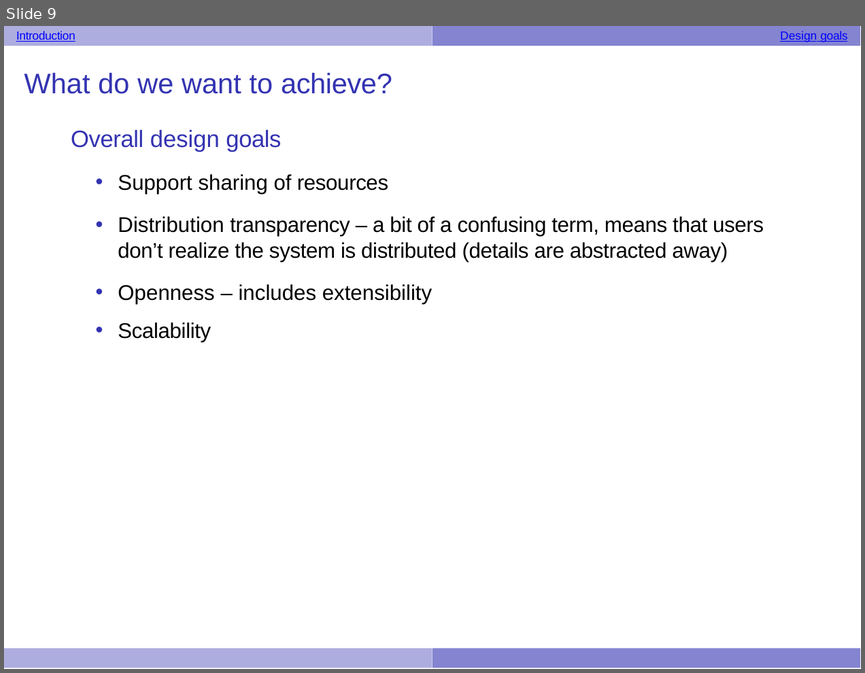
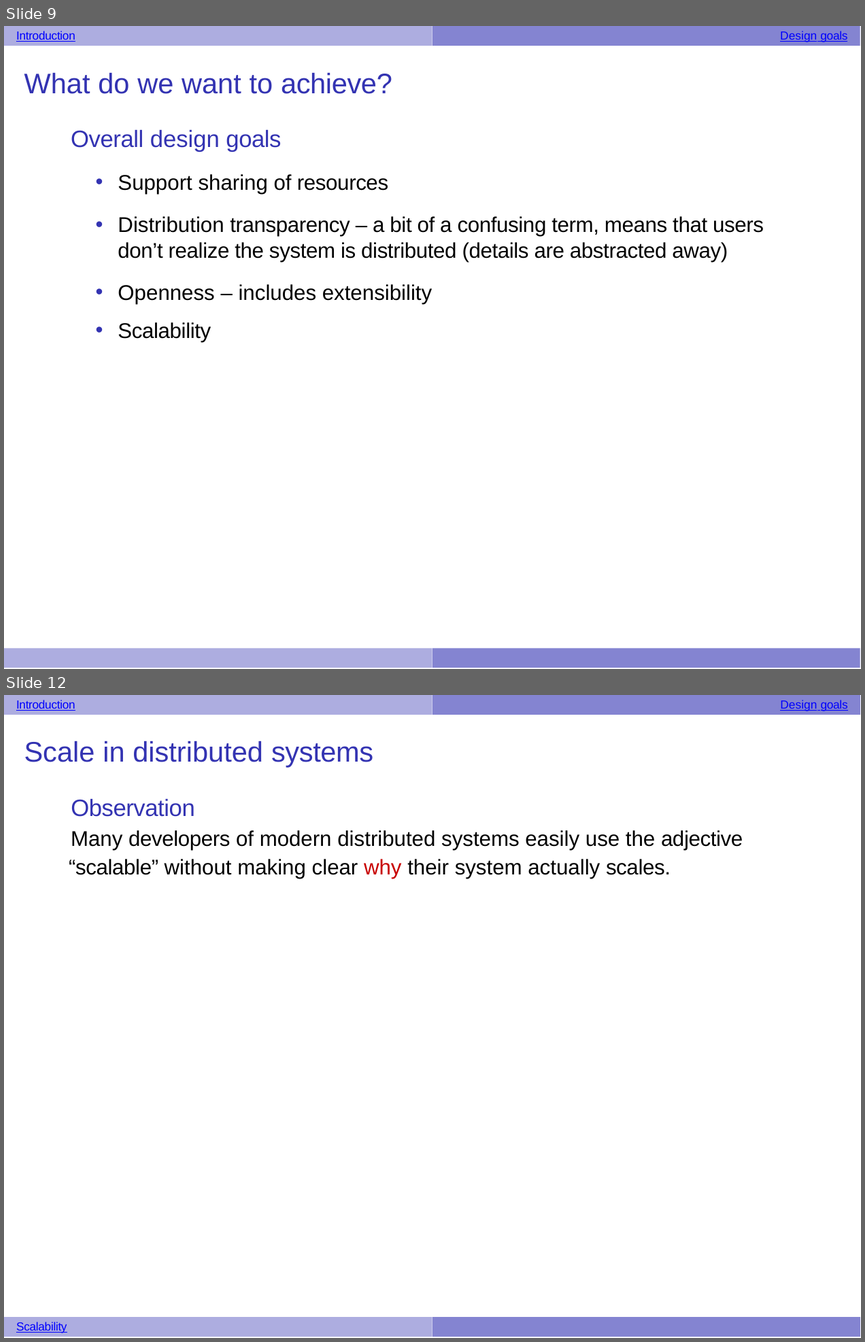
Before and after one commit to UVADS/distributed_computing, a slide deck: 02_rdds_and_running_cluster/01_intro_distributed_systems_apt.pptx. Shown one above the other, each under a label of ours: slide 9 before the commit, slides 9 and 12 after it; the slides between them are not shown. The pictures are 865x673 and 865x1342 pixels, drawn with LibreOffice and Linux fonts; fonts in the diff are those of the drawing. Boxes give left, top, right and bottom in pixels: in the first picture for what was removed or moved away, otherwise in the second. Text is boxed around its words. In the diff, an @@ line names an element or a change of style, - is before the commit and + after.

Commit message:
added to distributed systems deck

```diff
--- a/02_rdds_and_running_cluster/01_intro_distributed_systems_apt.pptx
+++ b/02_rdds_and_running_cluster/01_intro_distributed_systems_apt.pptx
@@ slide 12 added at (4, 695, 861, 1338), background #FFFFFF; not listed: 1 template element that a slide beside it also shows @@
@@ text added at (16, 700, 75, 711), 5 pt, text #0000FF, underline @@
+Introduction
@@ freeform shape added at (432, 695, 861, 715), fill #8484D1 @@
@@ text added at (780, 700, 848, 711), 5 pt, text #0000FF, underline @@
+Design goals
@@ text added at (24, 741, 742, 879), 9 pt, text #000000 @@
+Scale in distributed systems
+Observation
+Many developers of modern distributed systems easily use the adjective “scalable” without making clear why their system actually scales.
@@ freeform shape added at (4, 1317, 432, 1338), fill #ADADE0 @@
@@ text added at (16, 1322, 67, 1334), 5 pt, text #0000FF, underline @@
+Scalability
@@ freeform shape added at (432, 1317, 861, 1338), fill #8484D1 @@
```
Also in this commit, not shown: 21 other slides added, 1 other file.
